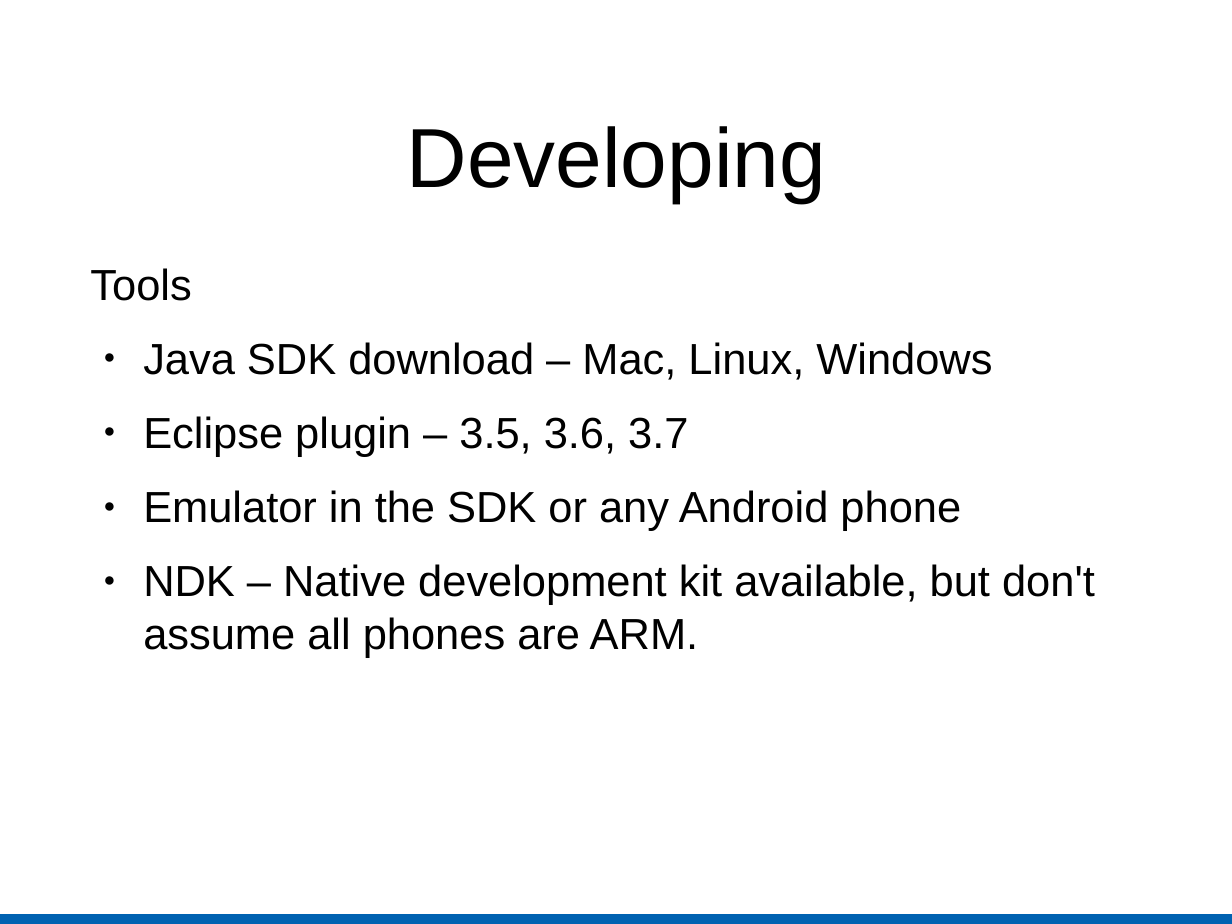
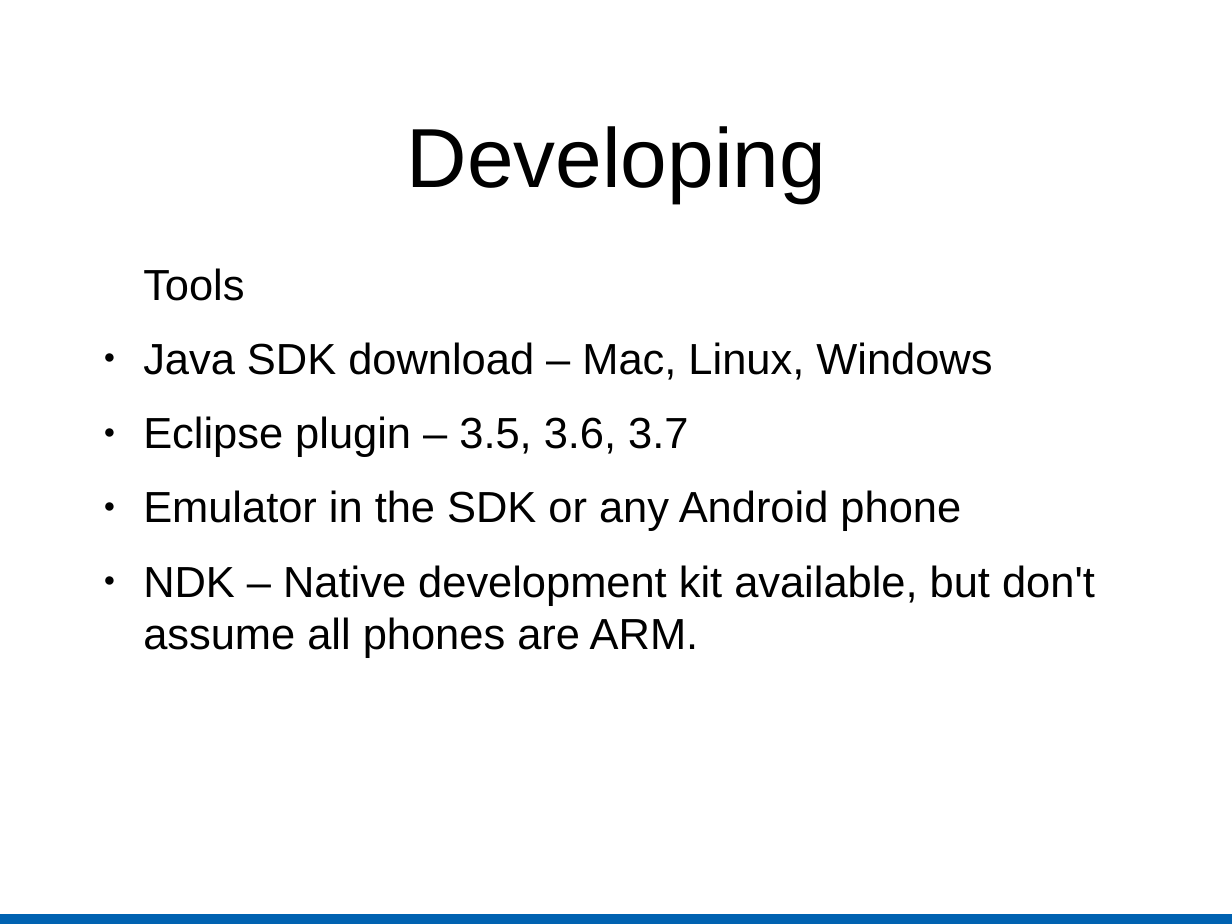
Before and after one commit to warwickhunter/play, a slide deck: slide 3 of android_preso/introduction_to_android_development.odp. Drawn at 1232x924 pixels with LibreOffice and Linux fonts; fonts in the diff are those of the drawing. Boxes give left, top, right and bottom in pixels: in the first picture for what was removed or moved away, otherwise in the second. Text is boxed around its words. In the diff, an @@ line names an element or a change of style, - is before the commit and + after.

```diff
--- a/android_preso/introduction_to_android_development.odp
+++ b/android_preso/introduction_to_android_development.odp
@@ text "Tools" at [143, 268, 1095, 658]: indent changed @@
```
Also in this commit, not shown: 3 other slides changed.
